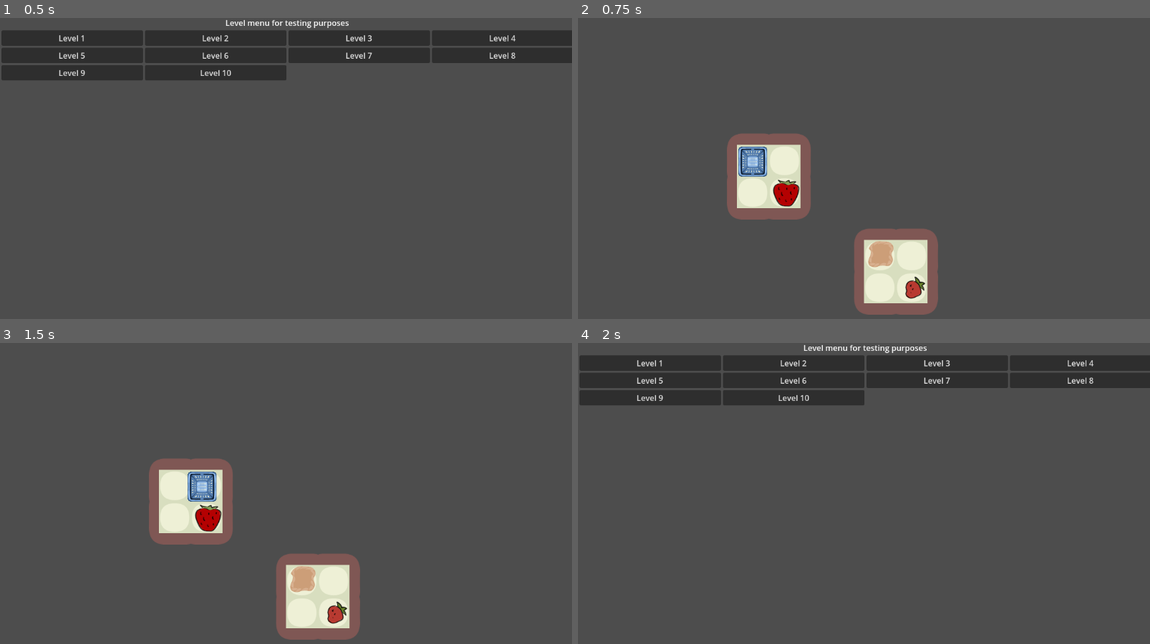
Above: before the commit, frames 1-4 (two rows, left to right).
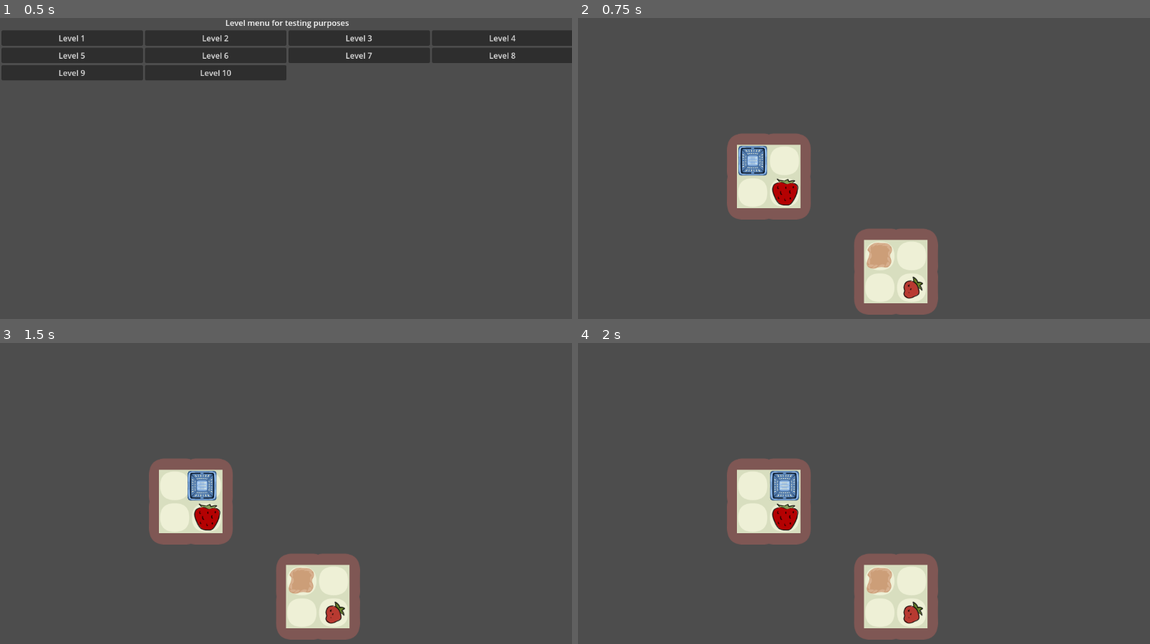
Above: after the commit, the same moments.

Repository: DrSkyrim/learning-game-development
Game: Godot game, scene res://Scenes/menus/level_select.tscn
Two runs of this game, one before a commit and one after it. Both use one fixed random seed, a clock stepped at 60 frames per second and the inputs below.
Inputs:
- Up to frame 1 (0.5 s): no input
- Up to frame 2 (0.75 s): click "Level 1" at 0.5 s
- Up to frame 3 (1.5 s): tap Enter at 1.25 s; hold D (move_right) from 1.28 s (still down)
- Up to frame 4 (2 s): keep holding D (move_right)

Frame 1 is identical in both runs. In frame 2, 0.6% of the frame differs, in the area x 28-61%, y 42-94%; in frame 3, 0.6%; in frame 4, 20%, in the area x 0-100%, y 0-99%.

Commit message:
Basket and Fruit Transform Offset x32y32
As I was testing with 1x1 baskets, I noticed the collision was not working correctly and fruits were collected as soon as basket arrived to the same row.

I set up in Godot "Grid Snap" feature with 64x64 snapping, and I noticed how offplaced baskets and fruits were.

* Transform Position in AnimationSprite2D and CollisionShape2D for basket_1x1_NO, basket_1x1_O, strawb_gmo and strawb_non_gmo were fixed to 32, 32
* fruit and item locations were adjusted to match the new positions of objects

Diff:
--- a/learning-game-development/Scenes/items/basket_1x1_NO.tscn
+++ b/learning-game-development/Scenes/items/basket_1x1_NO.tscn
@@ -21,13 +21,13 @@
 [sub_resource type="RectangleShape2D" id="RectangleShape2D_x5h3p"]
 
 [node name="item_base" instance=ExtResource("1_4ktdx")]
-collision_layer = 2
-collision_mask = 7
 type = 3
 
 [node name="AnimatedSprite2D" parent="." index="0"]
+position = Vector2(32, 32)
 sprite_frames = SubResource("SpriteFrames_kqgeg")
 
 [node name="CollisionShape2D" parent="." index="1" groups=["items"]]
+position = Vector2(32, 32)
 scale = Vector2(2, 2)
 shape = SubResource("RectangleShape2D_x5h3p")
--- a/learning-game-development/Scenes/items/basket_1x1_O.tscn
+++ b/learning-game-development/Scenes/items/basket_1x1_O.tscn
@@ -22,12 +22,12 @@
 size = Vector2(23, 26.5)
 
 [node name="item_base" groups=["items"] instance=ExtResource("1_i1wf3")]
-collision_layer = 2
-collision_mask = 7
 type = 2
 
 [node name="AnimatedSprite2D" parent="." index="0"]
+position = Vector2(32, 32)
 sprite_frames = SubResource("SpriteFrames_kqgeg")
 
 [node name="CollisionShape2D" parent="." index="1"]
+position = Vector2(32, 32)
 shape = SubResource("RectangleShape2D_x5h3p")
--- a/learning-game-development/Scenes/items/strawb_gmo.tscn
+++ b/learning-game-development/Scenes/items/strawb_gmo.tscn
@@ -27,7 +27,9 @@
 type = 1
 
 [node name="AnimatedSprite2D" parent="." index="0"]
+position = Vector2(32, 32)
 sprite_frames = SubResource("SpriteFrames_248qi")
 
 [node name="CollisionShape2D" parent="." index="1"]
+position = Vector2(32, 32)
 shape = SubResource("CircleShape2D_lyj1h")
--- a/learning-game-development/Scenes/items/strawb_non_gmo.tscn
+++ b/learning-game-development/Scenes/items/strawb_non_gmo.tscn
@@ -26,8 +26,9 @@
 collision_mask = 4
 
 [node name="AnimatedSprite2D" parent="." index="0"]
+position = Vector2(32, 32)
 sprite_frames = SubResource("SpriteFrames_6utwb")
 
 [node name="CollisionShape2D" parent="." index="1"]
-position = Vector2(-2, 4)
+position = Vector2(32, 32)
 shape = SubResource("CircleShape2D_g0nhr")
--- a/learning-game-development/Scenes/levels/level_1.tscn
+++ b/learning-game-development/Scenes/levels/level_1.tscn
@@ -12,13 +12,13 @@
 tile_map_data = PackedByteArray("AAAEAAMAAAADAAAAAAAFAAMAAAAEAAAAAAAHAAQAAAAFAAEAAAAHAAUAAAAFAAEAAAAEAAQAAAADAAEAAAAEAA …(432 unchanged characters)…
 
 [node name="item_base" parent="." index="1" groups=["items"] instance=ExtResource("2_0lml3")]
-position = Vector2(352, 290)
+position = Vector2(320, 256)
 
 [node name="item_base2" parent="." index="2" instance=ExtResource("3_qyddi")]
-position = Vector2(611, 477)
+position = Vector2(576, 448)
 
 [node name="strawb_gmo" parent="." index="3" groups=["items"] instance=ExtResource("4_qek6e")]
-position = Vector2(418, 354)
+position = Vector2(384, 320)
 
 [node name="Strawb_non_Gmo" parent="." index="4" groups=["items"] instance=ExtResource("5_tlryv")]
-position = Vector2(676, 544)
+position = Vector2(640, 512)
